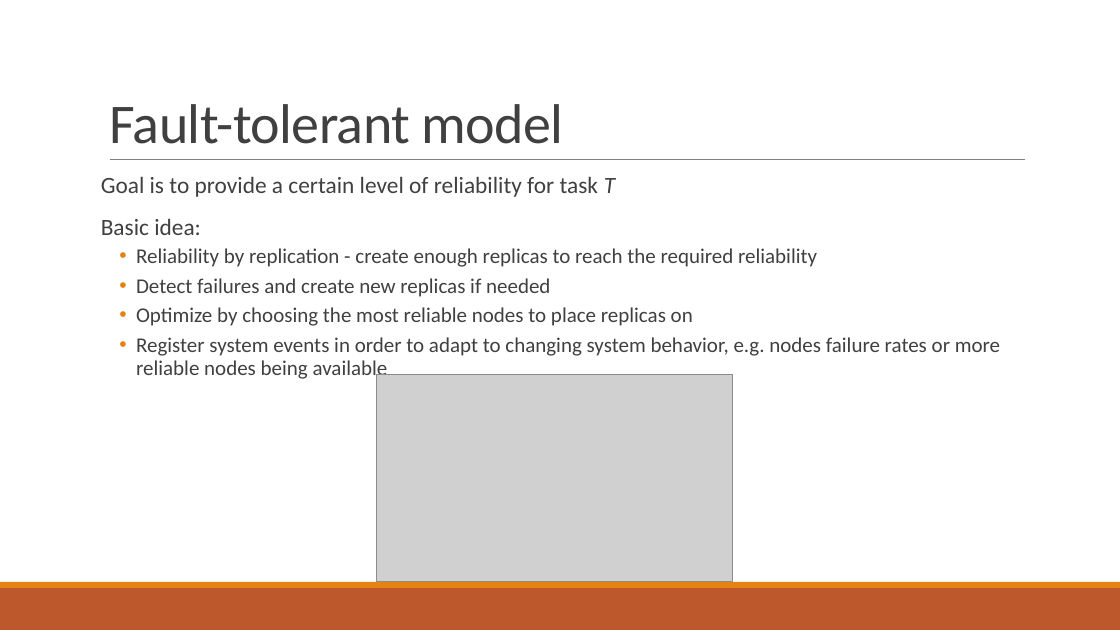
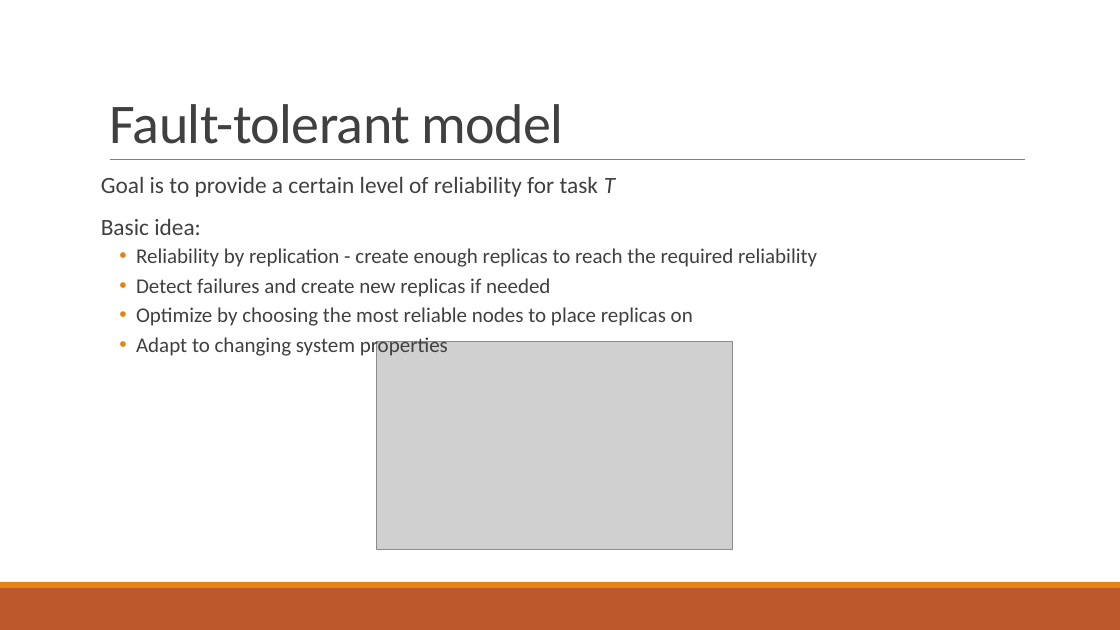
Before and after one commit to PStahl/master_thesis, a slide deck: slide 7 of presentation/presentation2.pptx. Drawn at 1120x630 pixels with LibreOffice and Linux fonts; fonts in the diff are those of the drawing; grey boxes stand for pictures. Boxes give left, top, right and bottom in pixels: in the first picture for what was removed or moved away, otherwise in the second. Text is boxed around its words. In the diff, an @@ line names an element or a change of style, - is before the commit and + after.

```diff
--- a/presentation/presentation2.pptx
+++ b/presentation/presentation2.pptx
@@ text at box(136, 334, 448, 358): text changed @@
-  • Register system events in order to adapt to changing system behavior, e.g. nodes failure rates or more reliable nodes being available
+  • Adapt to changing system properties
@@ picture: place and size @@
-picture at box(377, 375, 734, 582)
+picture at box(377, 342, 734, 549)
```
Also in this commit, not shown: 11 other slides changed, 1 slide added, 11 slides removed.
